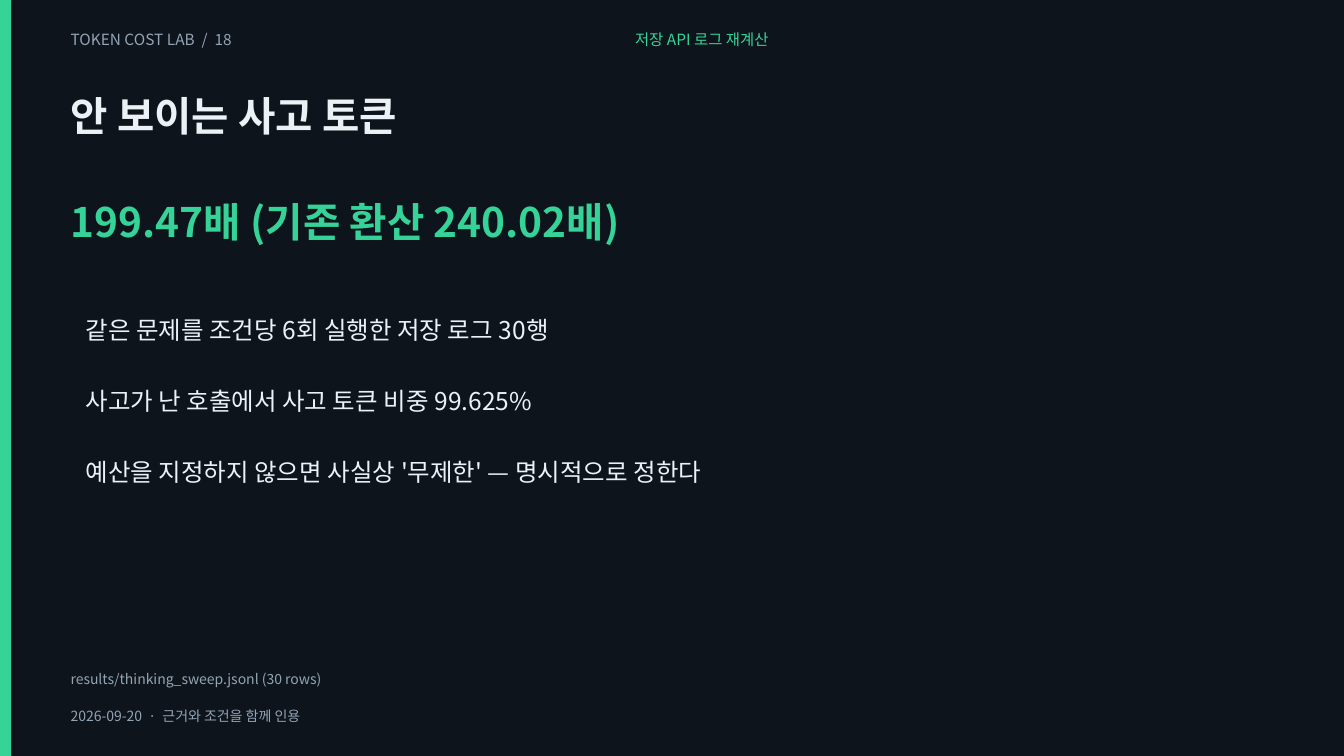
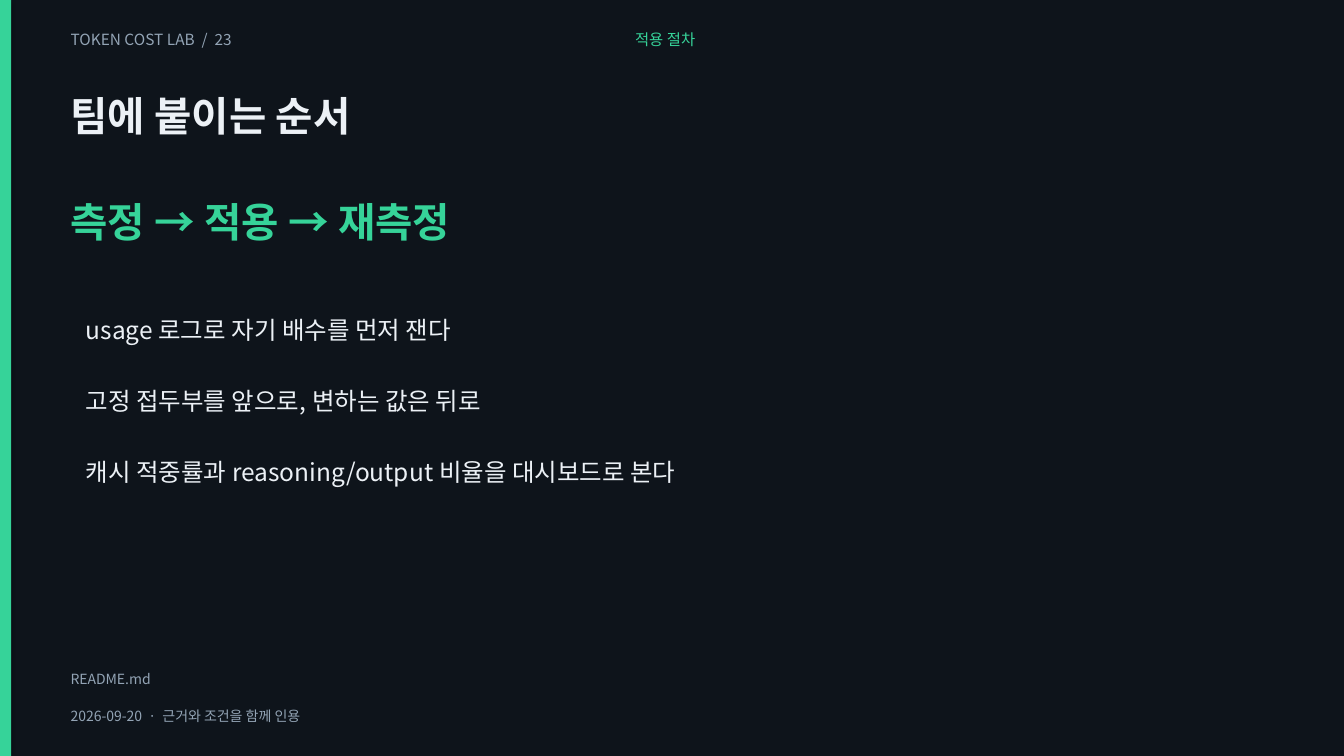
Before and after one commit to giyeop-cody/token-cost-lab, a slide deck: slide 23 of presentation/token_cost_main.pptx (slide 18 before the commit). Drawn at 1344x756 pixels with LibreOffice and Linux fonts; fonts in the diff are those of the drawing. Boxes give left, top, right and bottom in pixels: in the first picture for what was removed or moved away, otherwise in the second. Text is boxed around its words. In the diff, an @@ line names an element or a change of style, - is before the commit and + after.

```diff
--- a/presentation/token_cost_main.pptx
+++ b/presentation/token_cost_main.pptx
@@ text at (71,33,232,45): text changed @@
-TOKEN COST LAB / 18
+TOKEN COST LAB / 23
@@ text at (635,32,695,46): text changed @@
-저장 API 로그 재계산
+적용 절차
@@ text at (71,97,351,135): text changed @@
-안 보이는 사고 토큰
+팀에 붙이는 순서
@@ text at (71,203,450,241): text changed @@
-199.47배 (기존 환산 240.02배)
+측정 → 적용 → 재측정
@@ text at (86,318,451,345): text changed @@
-같은 문제를 조건당 6회 실행한 저장 로그 30행
+usage 로그로 자기 배수를 먼저 잰다
@@ text at (86,389,481,415): text changed @@
-사고가 난 호출에서 사고 토큰 비중 99.625%
+고정 접두부를 앞으로, 변하는 값은 뒤로
@@ text at (86,460,675,487): text changed @@
-예산을 지정하지 않으면 사실상 '무제한' — 명시적으로 정한다
+캐시 적중률과 reasoning/output 비율을 대시보드로 본다
@@ text at (71,673,151,684): text changed @@
-results/thinking_sweep.jsonl (30 rows)
+README.md
```
Also in this commit, not shown: 15 other slides changed, 7 slides added, 2 slides removed, 40 other files.
